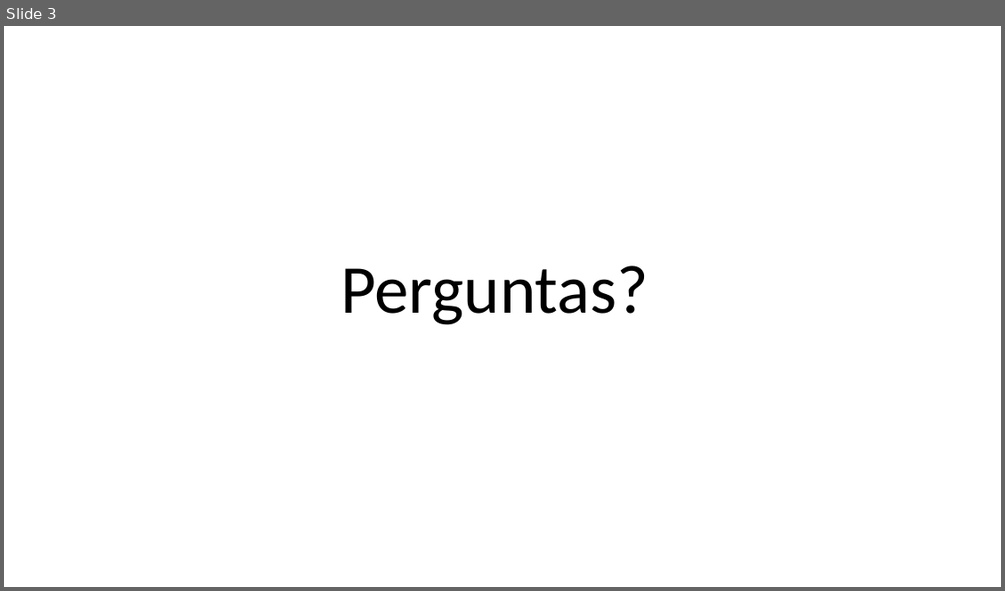
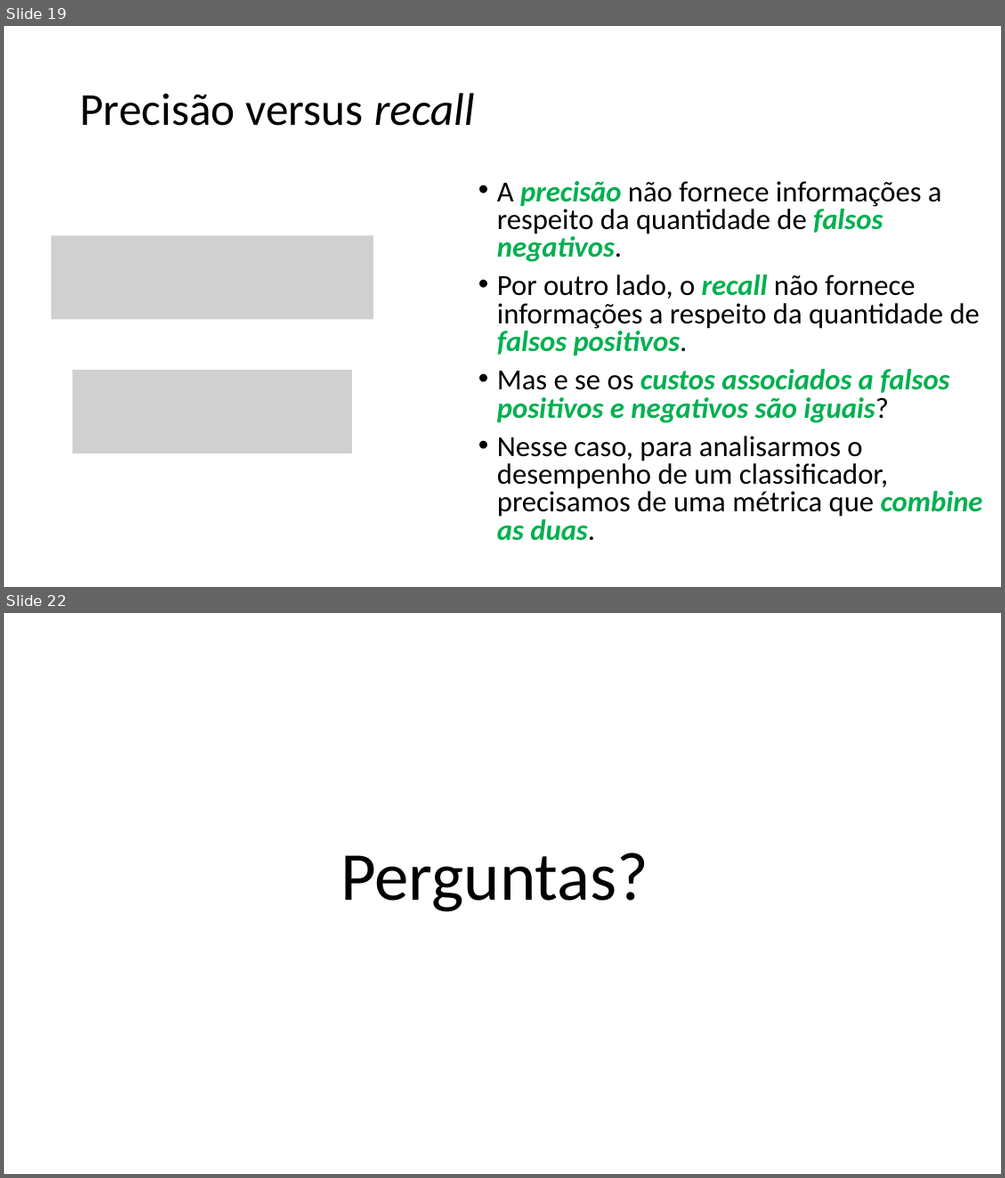
Before and after one commit to zz4fap/c24_inteligencia_artificial, a slide deck: slides/C24_Métricas_de_Classificação.pptx. Shown one above the other, each under a label of ours: slide 3 before the commit, slides 19 and 22 after it; the slides between them are not shown. The pictures are 1005x591 and 1005x1178 pixels, drawn with LibreOffice and Linux fonts; fonts in the diff are those of the drawing; grey boxes stand for pictures. Boxes give left, top, right and bottom in pixels: in the first picture for what was removed or moved away, otherwise in the second. Text is boxed around its words. In the diff, an @@ line names an element or a change of style, - is before the commit and + after.

```diff
--- a/slides/C24_Métricas_de_Classificação.pptx
+++ b/slides/C24_Métricas_de_Classificação.pptx
@@ slide 19 added at <box>4,26,1001,587</box>, background #FFFFFF @@
@@ title added at <box>80,93,475,126</box>, 44 pt, text #000000 @@
+Precisão versus recall
@@ text added at <box>497,181,983,540</box>, 28 pt, text #000000 @@
+• A precisão não fornece informações a respeito da quantidade de falsos negativos.
+• Por outro lado, o recall não fornece informações a respeito da quantidade de falsos positivos.
+• Mas e se os custos associados a falsos positivos e negativos são iguais?
+• Nesse caso, para analisarmos o desempenho de um classificador, precisamos de uma métrica que combine as duas.
@@ picture added at <box>51,235,373,319</box> @@
@@ picture added at <box>73,370,353,454</box> @@
@@ what was slide 3 is now slide 22 @@
```
Also in this commit, not shown: 1 slide changed, 23 other slides added, 1 slide removed, 1 other file.
